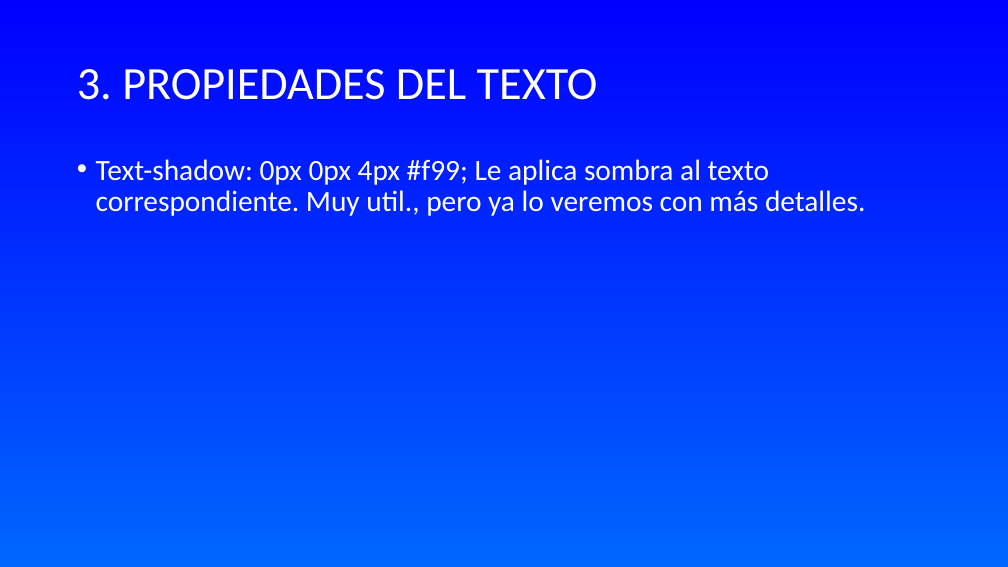
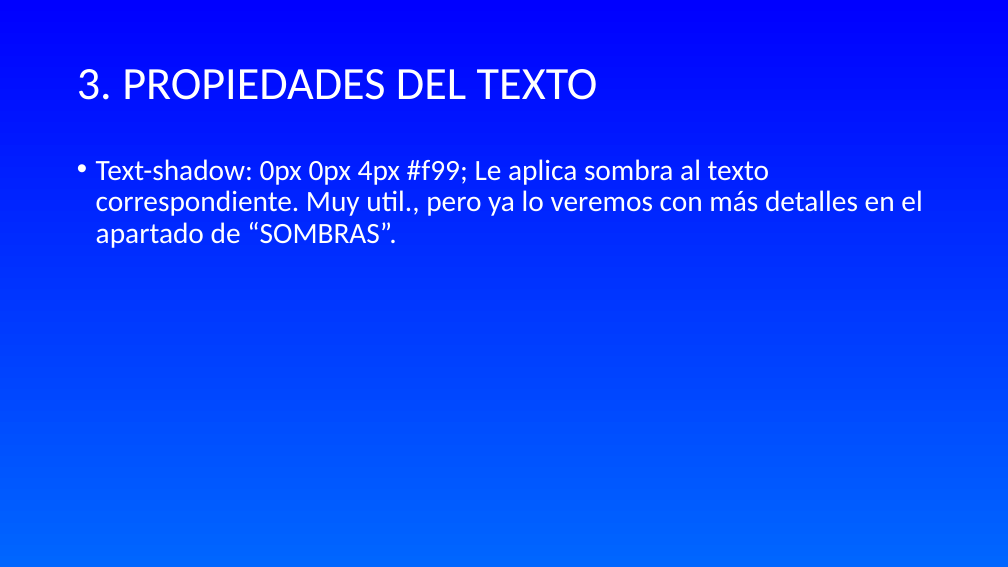
Before and after one commit to WalterDeRacagua/Curso-de-HTML-y-CSS, a slide deck: slide 13 of CSS/TEORÍA/INTRODUCCIÓN A CSS.odp (slide 12 before the commit). Drawn at 1008x567 pixels with LibreOffice and Linux fonts; fonts in the diff are those of the drawing. Boxes give left, top, right and bottom in pixels: in the first picture for what was removed or moved away, otherwise in the second. Text is boxed around its words. In the diff, an @@ line names an element or a change of style, - is before the commit and + after.

Commit message:
Acabamos con el apartado de CSS haciendo el ejercicio + apuntes acabados parte introductoria.

```diff
--- a/CSS/TEORÍA/INTRODUCCIÓN A CSS.odp
+++ b/CSS/TEORÍA/INTRODUCCIÓN A CSS.odp
@@ text at box(96, 159, 922, 248): text changed @@
-• Text-shadow: 0px 0px 4px #f99; Le aplica sombra al texto correspondiente. Muy util., pero ya lo veremos con más detalles.
+• Text-shadow: 0px 0px 4px #f99; Le aplica sombra al texto correspondiente. Muy util., pero ya lo veremos con más detalles en el apartado de “SOMBRAS”.
```
Also in this commit, not shown: 11 slides added, 4 other files.
